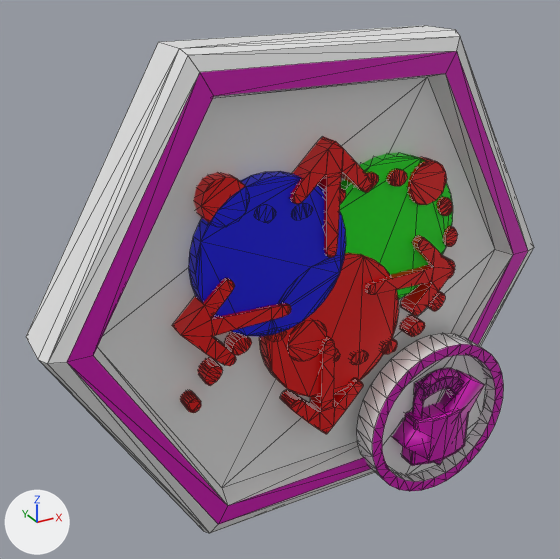
An edit to the COLLADA model Graph/Models/old/planar_locked.dae, drawn before and after from the same camera.
Camera for both pictures: a 50 mm camera at (-1.34, -2.29, 1.15) aimed at (-0.12, -0.07, 0.04). Arrows for +X, +Y and +Z are at lower left; the lights stay in place. Mesh edges are drawn as thin lines. Where no turn or scale is listed for an object, it has been applied to the vertices. Vertices at the same position are counted once.

The first picture shows 'Checkmark', 'Hamiltonian', 'Question', 'kColor', 'node'.
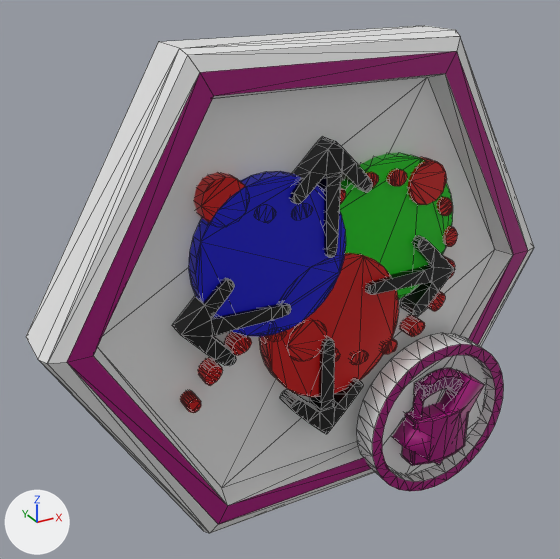
Commit message: Fixed the colors on level select

The change, as a diff of the scene's bpy script:
```diff
--- a/Graph/Models/old/planar_locked.dae.py
+++ b/Graph/Models/old/planar_locked.dae.py
@@ mat_material_002 @@
 mat_material_002 = principled_material('Material_002')
-mat_material_002.base_color = (0.0, 0.8, 0.0)  # green #00e700
+mat_material_002.base_color = (0.0, 0.604, 0.0)  # green #00cc00
 mat_material_002.roughness = 0.44
@@ mat_material_003 @@
 mat_material_003 = principled_material('Material_003')
-mat_material_003.base_color = (0.0, 0.0, 0.8)  # blue #0000e7
+mat_material_003.base_color = (0.0, 0.0, 0.604)  # blue #0000cc
 mat_material_003.roughness = 0.44
@@ mat_material @@
 mat_material = principled_material('Material')
-mat_material.base_color = (0.8, 0.0, 0.0)  # red #e70000
+mat_material.base_color = (0.604, 0.0, 0.0)  # red #cc0000
 mat_material.roughness = 0.44
@@ mat_material_001 @@
 mat_material_001 = principled_material('Material_001')
-mat_material_001.base_color = (0.64, 0.0000724, 0.476)  # pink #d100b7
+mat_material_001.base_color = (0.367, 0.0, 0.192)  # pink #a30079
 mat_material_001.roughness = 0.44
@@ mat_material_004 @@
 mat_material_004 = principled_material('Material_004')
-mat_material_004.base_color = (0.8, 0.0, 0.0)  # red #e70000
+mat_material_004.base_color = (0.0, 0.0, 0.0)  # black #000000
 mat_material_004.roughness = 0.44
@@ mat_handle1mtl @@
 mat_handle1mtl = principled_material('Handle1Mtl')
-mat_handle1mtl.base_color = (0.407, 0.00448, 0.339)  # pink #ab0e9d
+mat_handle1mtl.base_color = (0.138, 0.000347, 0.0938)  # dark purple #680156
 mat_handle1mtl.roughness = 0.44
@@ mat_material_005 @@
 mat_material_005 = principled_material('Material_005')
-mat_material_005.base_color = (0.8, 0.0, 0.0)  # red #e70000
+mat_material_005.base_color = (0.604, 0.0, 0.0)  # red #cc0000
 mat_material_005.roughness = 0.44
@@ me_handle1 @@
 me_handle1.from_pydata(...)  # 92 vertices, 176 faces; spans x 0.372..0.595, y -0.31..-0.252, z -0.739..-0.358
 # used by ob_question; location = (0.0, 0.0, -0.061)
+# me_handle1 part 1: edges marked sharp go from 0 to 104
 me_handle1.materials.append(mat_handle1mtl)
```

Where the change shows, as pixel boxes [x1, y1, x2, y2] in the pictures (560 x 559 px):
'node', recoloured
    both: [44, 25, 534, 527]
'kColor', recoloured
    both: [189, 153, 453, 397]
'Hamiltonian', recoloured
    both: [185, 158, 457, 413]
'Checkmark', recoloured (pink to purple)
    both: [392, 370, 484, 465]
'Question', recoloured, shading changed
    both: [414, 377, 463, 401]
